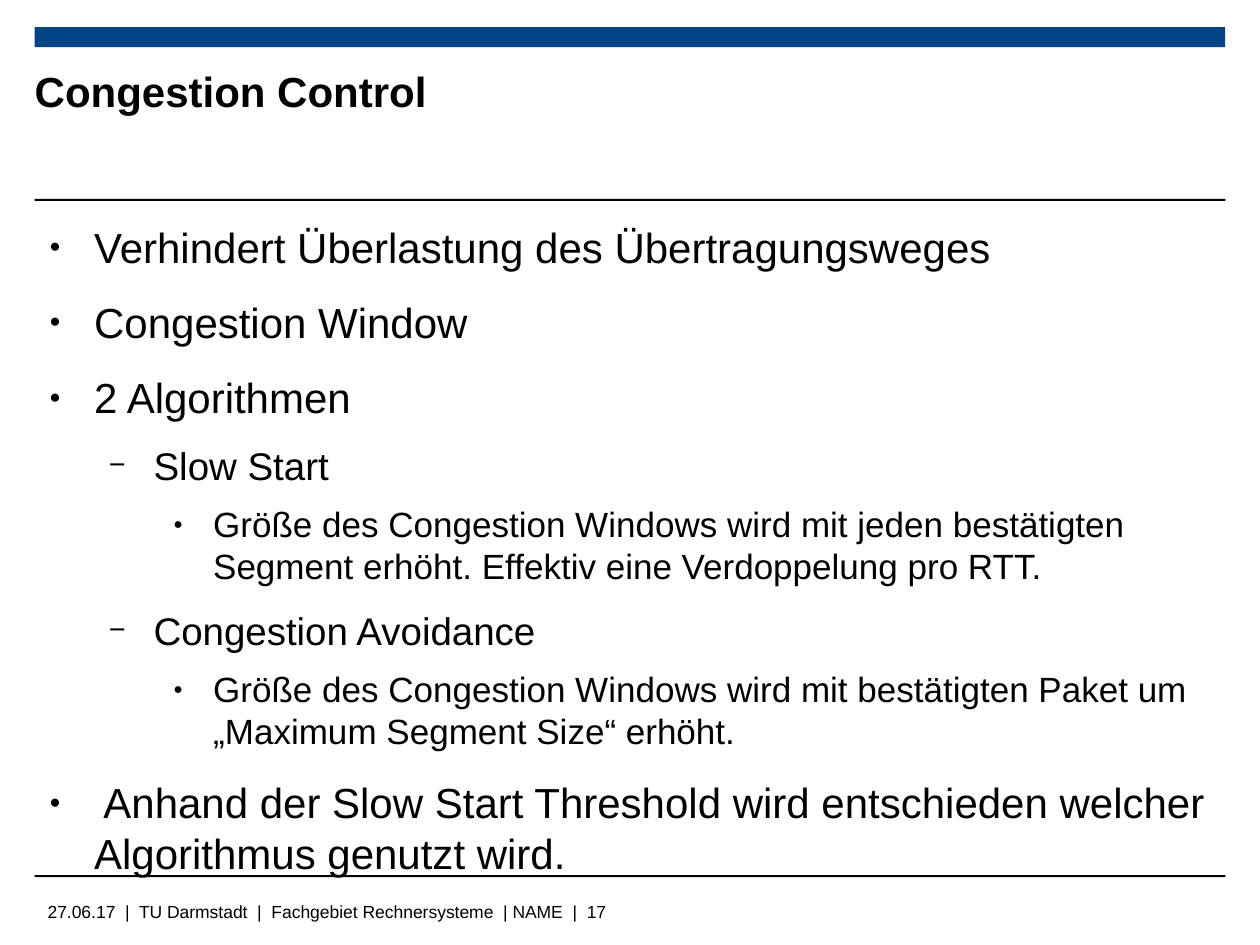
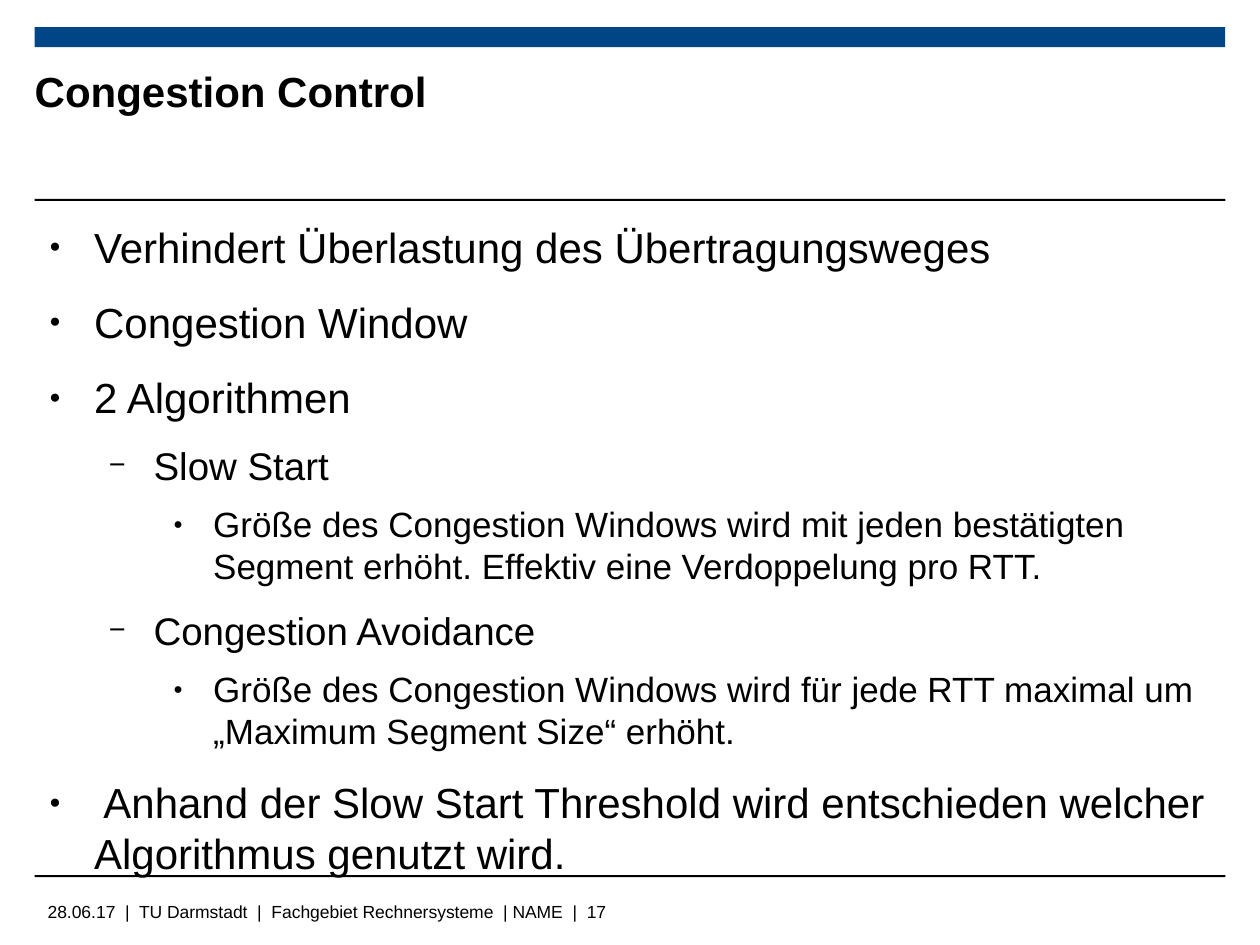
Before and after one commit to Wiero/Bachelorarbeit, a slide deck: slide 17 of Bachelorpräsenation.odp. Drawn at 1260x945 pixels with LibreOffice and Linux fonts; fonts in the diff are those of the drawing; background and template pictures are left out. Boxes give left, top, right and bottom in pixels: in the first picture for what was removed or moved away, otherwise in the second. Text is boxed around its words. In the diff, an @@ line names an element or a change of style, - is before the commit and + after.

```diff
--- a/Bachelorpräsenation.odp
+++ b/Bachelorpräsenation.odp
@@ text at <box>213,676,1193,751</box>: text changed @@
-    ● Größe des Congestion Windows wird mit bestätigten Paket um „Maximum Segment Size“ erhöht.
+    ● Größe des Congestion Windows wird für jede RTT maximal um „Maximum Segment Size“ erhöht.
@@ text at <box>48,905,606,922</box>: text changed @@
-27.06.17 | TU Darmstadt | Fachgebiet Rechnersysteme | NAME | 17
+28.06.17 | TU Darmstadt | Fachgebiet Rechnersysteme | NAME | 17
```
Also in this commit, not shown: 6 other slides changed, 3 slides added, 5 other files.
